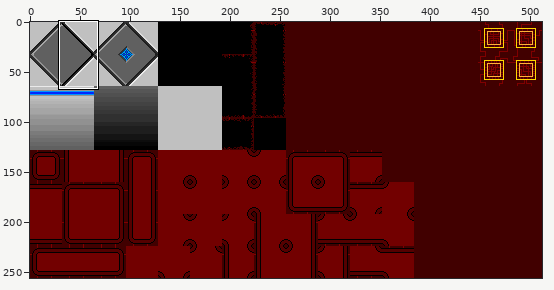
Edited in one commit: sprite sheet (res/raw/tilesetworld.png). Above: a wide view before the commit, with the close-up outlined.
Close-up. Before the commit:
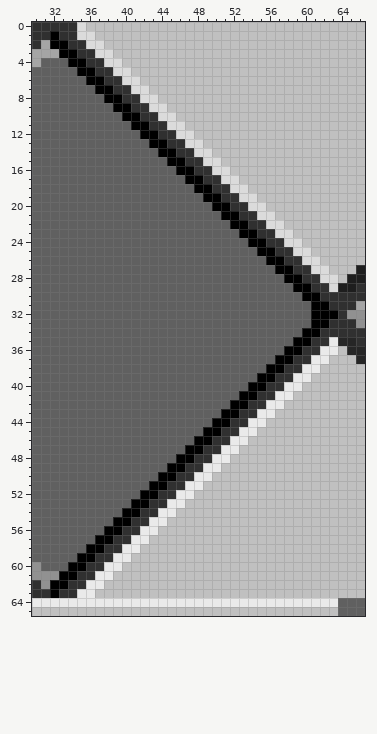
The file is 512x256 pixels. Colours within 5 levels of each other are drawn and written as one. Shown: x 30..66, y 0..65. The commit also changed other parts of the picture, which this record leaves out.
Once edited:
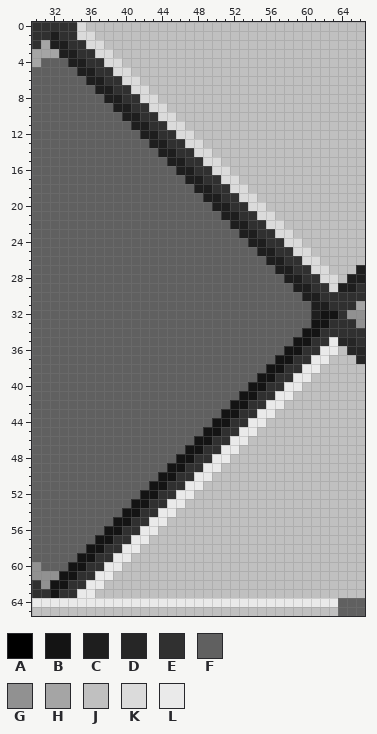
Palette (. is transparent): A #000000  B #141414  C #1e1e1e  D #262626  E #303030  F #606060  G #919191  H #a5a5a5  J #c0c0c0  K #dbdbdb  L #eaeaea
Difference:
The edit turns colour A into colour B in row 32 at x 62 to 63; in row 33 at x 61 to 62; in row 34 at x 60 to 61; in row 35 at x 59 to 60; in row 36 at x 58 to 59; in row 37 at x 57 to 58.
The edit turns colour A into colour B in row 38 at x 56 to 57; in row 39 at x 55 to 56; in row 40 at x 54 to 55; in row 41 at x 53 to 54; in row 42 at x 52 to 53; in row 43 at x 51 to 52.
The edit turns colour A into colour B in row 44 at x 50 to 51; in row 45 at x 49 to 50; in row 46 at x 48 to 49; in row 47 at x 47 to 48; in row 48 at x 46 to 47; in row 49 at x 45 to 46.
The edit turns colour A into colour B in row 50 at x 44 to 45; in row 51 at x 43 to 44; in row 52 at x 42 to 43; in row 53 at x 41 to 42; in row 54 at x 40 to 41; in row 55 at x 39 to 40.
The edit turns colour A into colour B in row 56 at x 38 to 39; in row 57 at x 37 to 38; in row 58 at x 36 to 37; in row 59 at x 35 to 36; in row 60 at x 34 to 35; in row 61 at x 33 to 34.
The edit turns colour A into colour B in row 62 at x 32 to 33; in row 63 at x 32.
The edit turns colour A into colour C in row 1 at x 32; in row 2 at x 32 to 33; in row 3 at x 33 to 34; in row 4 at x 34 to 35; in row 5 at x 35 to 36; in row 6 at x 36 to 37.
The edit turns colour A into colour C in row 7 at x 37 to 38; in row 8 at x 38 to 39; in row 9 at x 39 to 40; in row 10 at x 40 to 41; in row 11 at x 41 to 42; in row 12 at x 42 to 43.
The edit turns colour A into colour C in row 13 at x 43 to 44; in row 14 at x 44 to 45; in row 15 at x 45 to 46; in row 16 at x 46 to 47; in row 17 at x 47 to 48; in row 18 at x 48 to 49.
The edit turns colour A into colour C in row 19 at x 49 to 50; in row 20 at x 50 to 51; in row 21 at x 51 to 52; in row 22 at x 52 to 53; in row 23 at x 53 to 54; in row 24 at x 54 to 55.
The edit turns colour A into colour C in row 25 at x 55 to 56; in row 26 at x 56 to 57; in row 27 at x 57 to 58; in row 28 at x 58 to 59; in row 29 at x 59 to 60; in row 30 at x 60 to 61.
The edit turns colour A into colour C in row 31 at x 61 to 62; in row 32 at x 61.
Boxes around the changes in both close-ups, in picture pixels (x1, y1, x2, y2):
changed: (50, 31, 338, 598)
